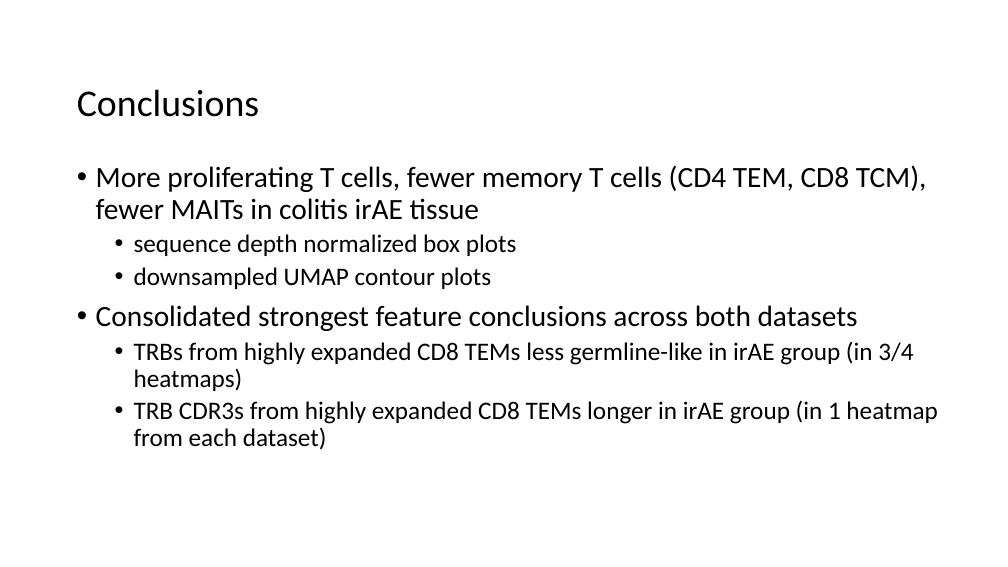
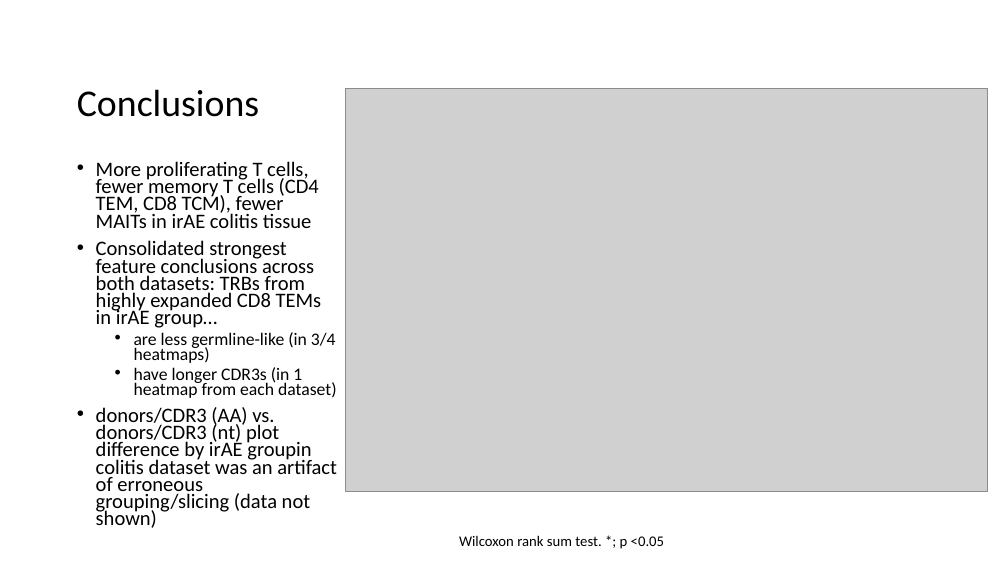
Before and after one commit to tybottorff/bottorffdocs, a slide deck: slide 9 of linsley_postdoc/presentations/weekly_meetings/1_10_24.pptx (slide 8 before the commit). Drawn at 1008x567 pixels with LibreOffice and Linux fonts; fonts in the diff are those of the drawing; grey boxes stand for pictures. Boxes give left, top, right and bottom in pixels: in the first picture for what was removed or moved away, otherwise in the second. Text is boxed around its words. In the diff, an @@ line names an element or a change of style, - is before the commit and + after.

Commit message:
Update presentations

```diff
--- a/linsley_postdoc/presentations/weekly_meetings/1_10_24.pptx
+++ b/linsley_postdoc/presentations/weekly_meetings/1_10_24.pptx
@@ picture added at bbox=[346, 88, 988, 492] @@
@@ text at bbox=[96, 161, 337, 528]: text changed; size 24 to 19.6 pt @@
-• More proliferating T cells, fewer memory T cells (CD4 TEM, CD8 TCM), fewer MAITs in colitis irAE tissue
-  • sequence depth normalized box plots
-  • downsampled UMAP contour plots
-• Consolidated strongest feature conclusions across both datasets
-  • TRBs from highly expanded CD8 TEMs less germline-like in irAE group (in 3/4 heatmaps)
-  • TRB CDR3s from highly expanded CD8 TEMs longer in irAE group (in 1 heatmap from each dataset)
+• More proliferating T cells, fewer memory T cells (CD4 TEM, CD8 TCM), fewer MAITs in irAE colitis tissue
+• Consolidated strongest feature conclusions across both datasets: TRBs from highly expanded CD8 TEMs in irAE group…
+  • are less germline-like (in 3/4 heatmaps)
+  • have longer CDR3s (in 1 heatmap from each dataset)
+• donors/CDR3 (AA) vs. donors/CDR3 (nt) plot difference by irAE groupin colitis dataset was an artifact of erroneous grouping/slicing (data not shown)
@@ text added at bbox=[459, 535, 664, 549], 14 pt, text #000000 @@
+Wilcoxon rank sum test. *; p <0.05
```
Also in this commit, not shown: 7 other slides changed, 1 slide added, 1 slide removed, 1 other file.
